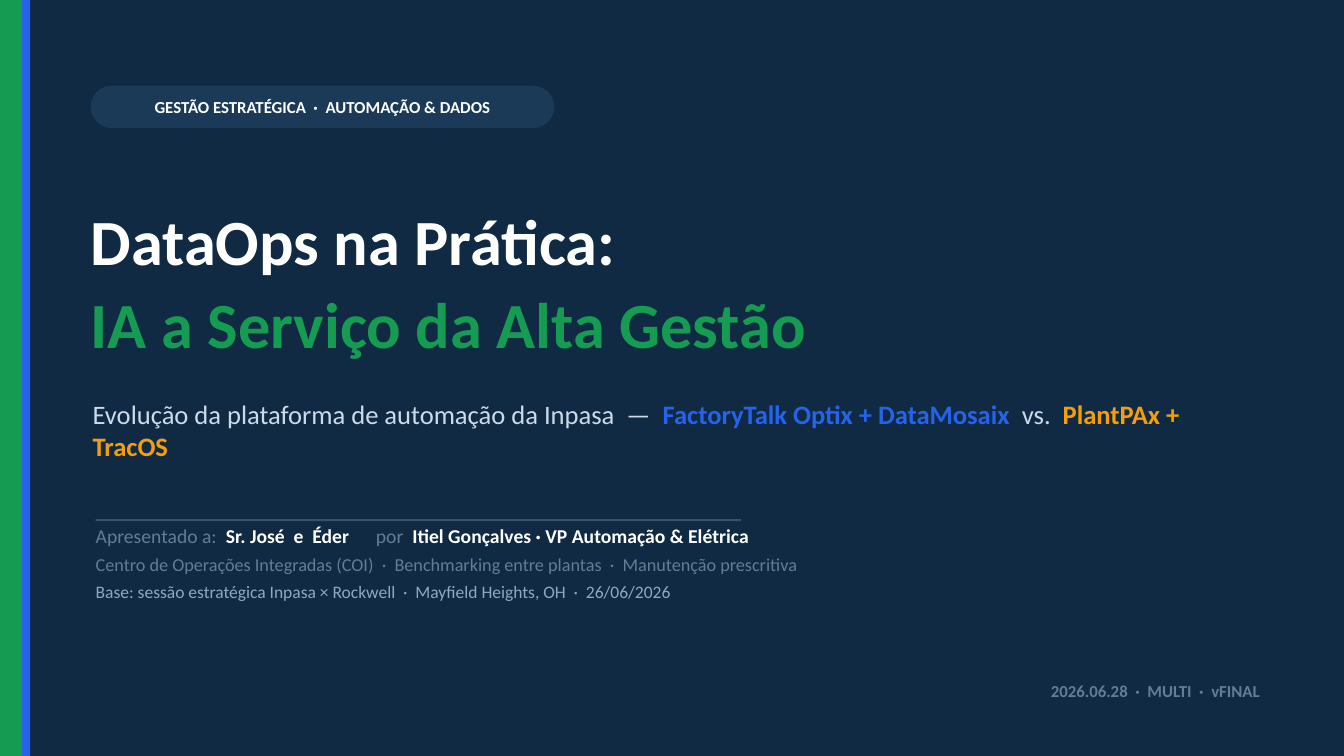
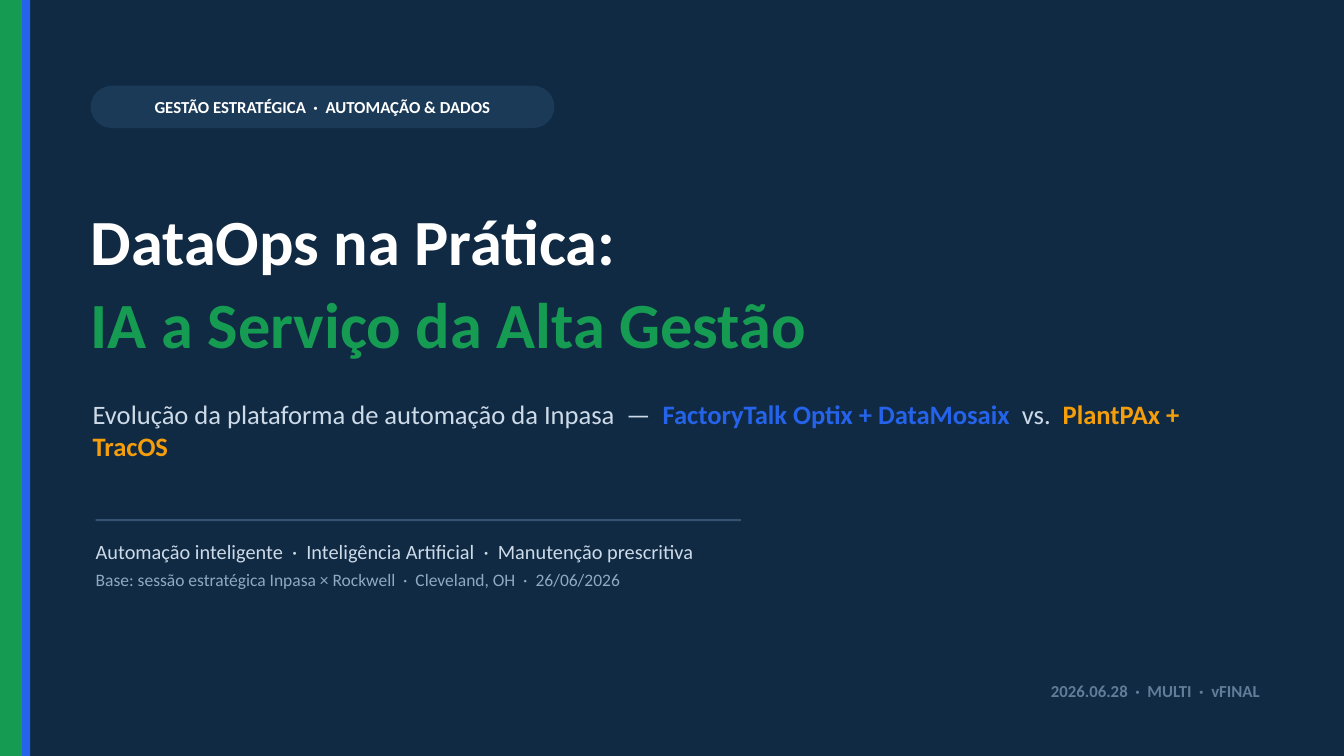
Before and after one commit to ItielGoncalves/ICG2025, a slide deck: slide 1 of 2026.06.28 - MULTI - DataOps na Prática IA a Serviço da Alta Gestão vFINAL.pptx. Drawn at 1344x756 pixels with LibreOffice and Linux fonts; fonts in the diff are those of the drawing. Boxes give left, top, right and bottom in pixels: in the first picture for what was removed or moved away, otherwise in the second. Text is boxed around its words. In the diff, an @@ line names an element or a change of style, - is before the commit and + after.

```diff
--- a/2026.06.28 - MULTI - DataOps na Prática IA a Serviço da Alta Gestão vFINAL.pptx
+++ b/2026.06.28 - MULTI - DataOps na Prática IA a Serviço da Alta Gestão vFINAL.pptx
@@ text at [96,545,693,589]: text changed; size 13 to 14.5 pt; text colour #627D98 to #CDDAE8 @@
-Apresentado a: Sr. José e Éder por Itiel Gonçalves · VP Automação & Elétrica
-Centro de Operações Integradas (COI) · Benchmarking entre plantas · Manutenção prescritiva
-Base: sessão estratégica Inpasa × Rockwell · Mayfield Heights, OH · 26/06/2026
+Automação inteligente · Inteligência Artificial · Manutenção prescritiva
+Base: sessão estratégica Inpasa × Rockwell · Cleveland, OH · 26/06/2026
```
Also in this commit, not shown: 3 other files.
